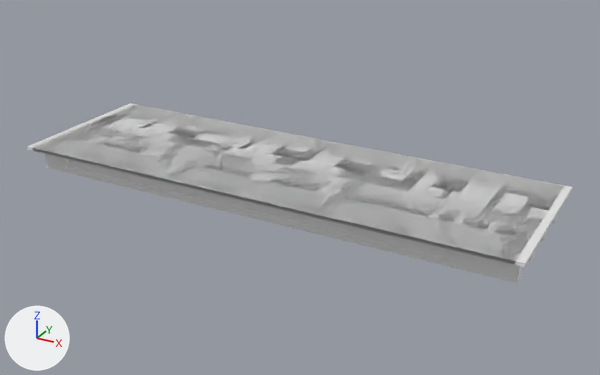
What one commit did to the OBJ model IFC/PSC/Darbhanga/Sup_Str/D_35_3L_NF_P/model.obj.
The view is the same before and after, from a 50 mm camera at (43.8, -41.2, 21.4) aimed at (18.7, 4.4, -1.4). The lights are fixed; the arrows at lower left show +X, +Y and +Z. The first picture is the older version. Where no turn or scale is listed for an object, it has been applied to the vertices. Vertices at exactly the same position are counted once.

The first picture shows 'model'.
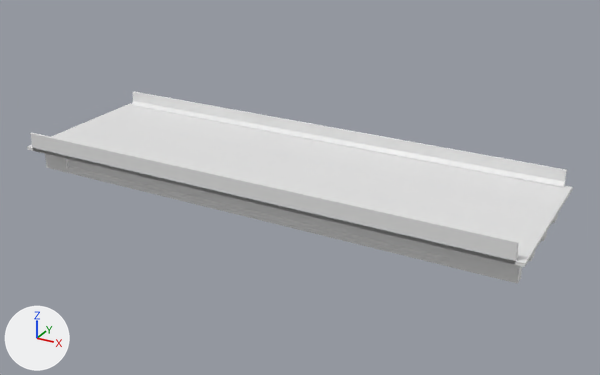
Where the change shows, as pixel boxes [x1, y1, x2, y2] in the pictures (600 x 375 px):
'model', reshaped (6% taller): before [27, 103, 573, 284]; after [27, 92, 573, 284]
part 1 of me_model, added: after [30, 92, 567, 261]

Diff of the bpy script that builds the scene:
```diff
--- a/IFC/PSC/Darbhanga/Sup_Str/D_35_3L_NF_P/model.obj.py
+++ b/IFC/PSC/Darbhanga/Sup_Str/D_35_3L_NF_P/model.obj.py
@@ me_model @@
 # used by ob_model
-me_model.from_pydata(...)  # 6452 vertices, 19460 faces; spans x -0.5..35.5, y -1.4..10.1, z -1.9..0.0
+me_model.from_pydata(...)  # 6484 vertices, 19506 faces; spans x -0.5..35.5, y -1.4..10.1, z -1.9..1.1
+# me_model part 1
+# 18 vertices are added at x 0.0..35.0, y -1.4..10.1, z 0.0..1.1
+# 14 new vertices lie (35.0, 0.0, 0.0) away from vertices in x 0.0, y -1.3..9.9, z 0.0..1.1
+# 46 new faces join them
```
